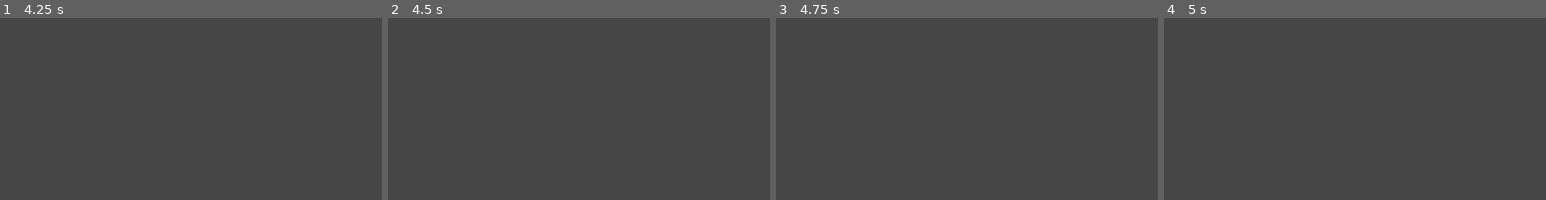
Above: before the commit, frames 1-4 (left to right).
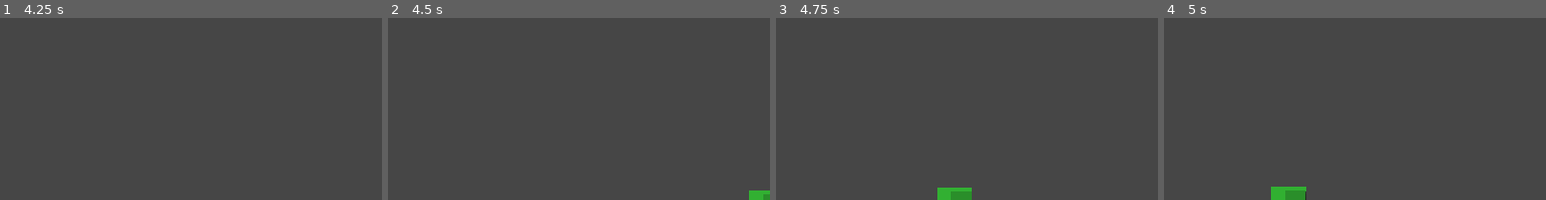
Above: after the commit, the same moments.

Repository: matibat/TANKS1990
Game: Godot game, scene res://scenes3d/game_3d_ddd.tscn
Two runs of this game, one before a commit and one after it. Both use one fixed random seed, a clock stepped at 60 frames per second and the inputs below.
Inputs:
- Up to frame 1 (4.25 s): tap Enter at 0.5, 2, 3.5 s; hold D (move_right) 0.53-1.28 s; hold Space (fire) 0.53-1.28 s; hold S (move_down) 1.28-2.03 s; tap Space (fire) at 1.35, 2.85 s; hold D (move_right) 2.03-2.78 s; hold Space (fire) 2.03-2.78 s; hold W (move_up) 2.78-3.53 s; hold A (move_left) from 3.53 s (still down); hold Space (fire) from 3.53 s (still down)
- Up to frame 2 (4.5 s): keep holding A (move_left); release Space (fire) at 4.28 s; tap Space (fire) at 4.35 s
- Up to frame 3 (4.75 s): keep holding A (move_left)
- Up to frame 4 (5 s): keep holding A (move_left)
The pictures show only the part of the screen within x 50-100%, y 50-100%; the shares and areas given below are measured in that part.

Frame 1 is identical in both runs. In frame 2, 0.3% of the frame differs, in the area x 94-100%, y 94-100%; in frame 3, 0.6%; in frame 4, 0.7%, in the area x 28-38%, y 92-100%.

Commit message:
fix(game): improve 3D camera and viewport for playability
- Increase viewport size from 832x832 to 1024x1024
- Change stretch mode from canvas_items to viewport for better 3D rendering
- Increase camera orthographic size from 18 to 22 units
- Camera now properly shows full 26x26 arena
- Add keep aspect ratio to prevent stretching

Fixes issue where game showed small screen with grey textures

Diff:
--- a/project.godot
+++ b/project.godot
@@ -22,9 +22,10 @@
 
 [display]
 
-window/size/viewport_width=832
-window/size/viewport_height=832
-window/stretch/mode="canvas_items"
+window/size/viewport_width=1024
+window/size/viewport_height=1024
+window/stretch/mode="viewport"
+window/stretch/aspect="keep"
 
 [editor_plugins]
 
--- a/scenes3d/game_3d_ddd.tscn
+++ b/scenes3d/game_3d_ddd.tscn
@@ -18,7 +18,7 @@
 [node name="Camera3D" type="Camera3D" parent="."]
 transform = Transform3D(1, 0, 0, 0, 0.707107, 0.707107, 0, -0.707107, 0.707107, 13, 20, 20)
 projection = 1
-size = 18.0
+size = 22.0
 
 [node name="DirectionalLight3D" type="DirectionalLight3D" parent="."]
 transform = Transform3D(1, 0, 0, 0, 0.707107, 0.707107, 0, -0.707107, 0.707107, 0, 10, 0)
